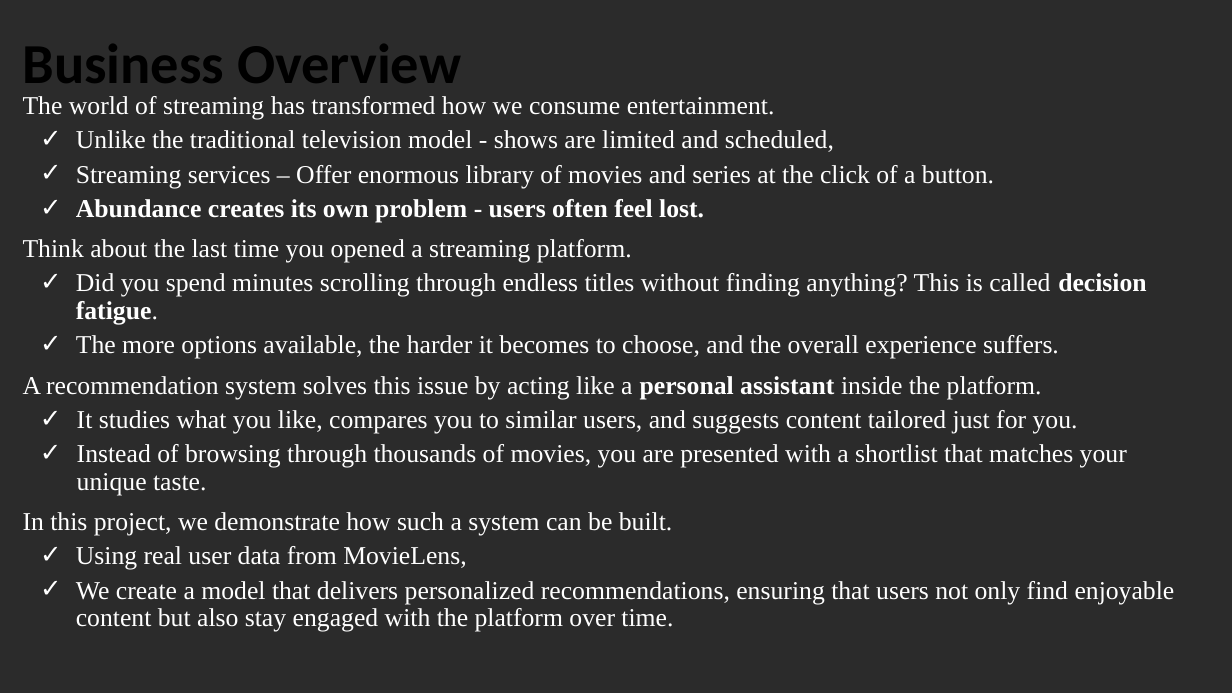
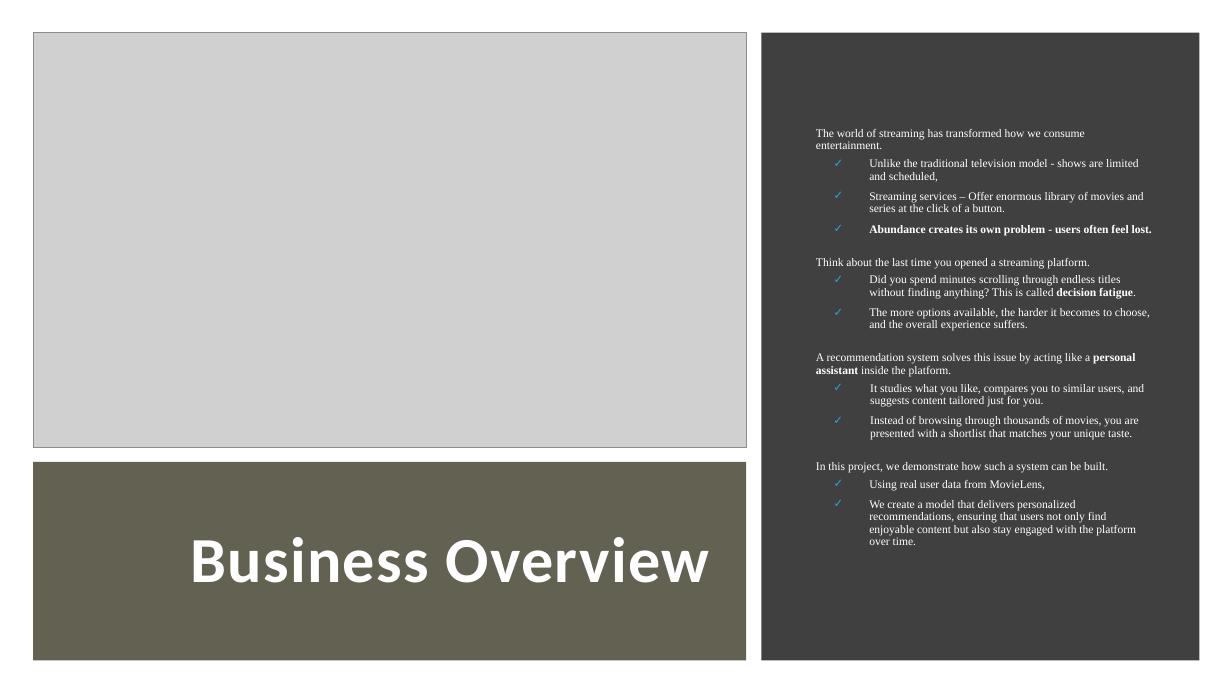
Before and after one commit to H-Rumenya/Group_2_P4_Project, a slide deck: slide 2 of Non-Technical Presentation.pptx. Drawn at 1232x693 pixels with LibreOffice and Linux fonts; fonts in the diff are those of the drawing; grey boxes stand for pictures; background and template pictures are left out; a plain dark background stands for a picture behind light text. Boxes give left, top, right and bottom in pixels: in the first picture for what was removed or moved away, otherwise in the second. Text is boxed around its words. In the diff, an @@ line names an element or a change of style, - is before the commit and + after.

Commit message:
Project Non-Technical Description

```diff
--- a/Non-Technical Presentation.pptx
+++ b/Non-Technical Presentation.pptx
@@ background picture (left out) to #FFFFFF @@
@@ picture added at [33,32,747,447] @@
@@ rectangle added at [762,32,1200,661], fill #404040 @@
@@ text "The world of streaming has ...": place and size @@
-text "The world of streaming has ..." at [23,96,1175,632]
+text "The world of streaming has ..." at [816,129,1152,545]
@@ text "The world of streaming has ..." at [816,129,1152,545]: size 20 to 9 pt; more space between paragraphs; vertical alignment top to middle @@
@@ rectangle added at [33,462,747,661], fill #636151 @@
@@ title "Business Overview": place and size @@
-title "Business Overview" at [23,44,461,97]
+title "Business Overview" at [190,537,709,583]
@@ title "Business Overview" at [190,537,709,583]: size 44 to 50 pt, text colour #000000 to #FFFFFF, letter spacing 0 to 1 pt; alignment left to right; line spacing 0.9 to 0.8 @@
```
Also in this commit, not shown: 10 other slides changed, 2 slides added.
